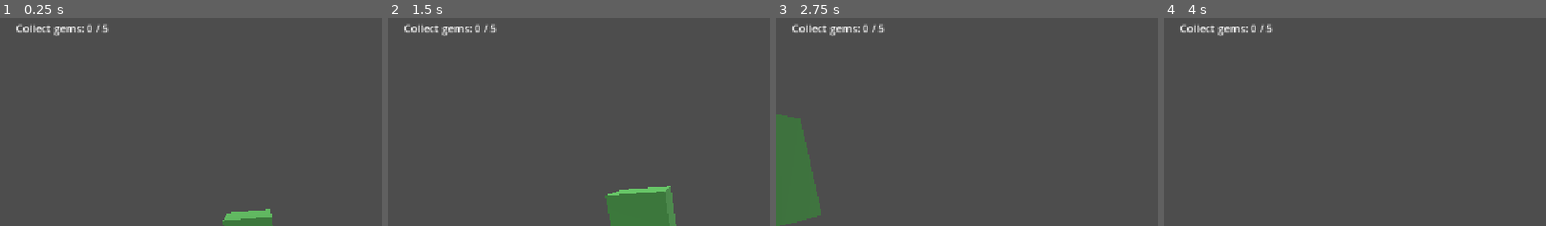
Above: before the commit, frames 1-4 (left to right).
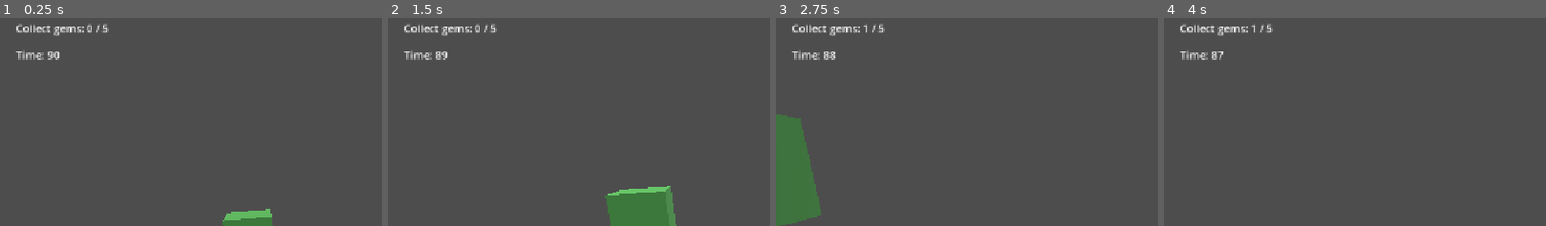
Above: after the commit, the same moments.

Repository: tan15hacks/lowpoly-android
Game: Godot game, scene res://scenes/main.tscn
The game is run twice, just before and just after one commit, with the same random seed, the same clock (stepped at 60 frames per second) and the same inputs.
Inputs (mouse positions are % of the whole screen's width and height, from its top left):
- Up to frame 1 (0.25 s): no input
- Up to frame 2 (1.5 s): move the mouse to (55, 48) at 0.52 s; hold W (move_forward) from 0.53 s (still down); tap Space (jump) at 0.77 s; move the mouse to (45, 49) at 1.27 s
- Up to frame 3 (2.75 s): keep holding W (move_forward); tap Space (jump) at 1.52 s; move the mouse to (52, 47) at 2.02 s
- Up to frame 4 (4 s): keep holding W (move_forward); move the mouse to (49, 50) at 2.77 s; tap Space (jump) at 3.02, 3.77 s; move the mouse to (57, 50) at 3.52 s
The pictures show only the part of the screen within x 0-50%, y 0-50%; the shares and areas given below are measured in that part.

The runs differ from the first frame. In frame 1, 0.3% of the frame differs, in the area x 4-16%, y 16-21%; in frame 2, 0.3%; in frame 3, 0.3%, in the area x 4-24%, y 3-21%; in frame 4, 0.3%.
Error before the commit: Cannot call method 'has_signal' on a null value. (res://scripts/main.gd:29)

Commit message:
Add finish portal and timer HUD to main scene

Diff:
--- a/lowpoly-android/scenes/main.tscn
+++ b/lowpoly-android/scenes/main.tscn
@@ -1,9 +1,10 @@
-[gd_scene load_steps=13 format=3 uid="uid://mainprototype001"]
+[gd_scene load_steps=14 format=3 uid="uid://mainprototype001"]
 
 [ext_resource type="PackedScene" path="res://scenes/player.tscn" id="1_player"]
 [ext_resource type="PackedScene" path="res://scenes/mobile_controls.tscn" id="2_mobile_controls"]
 [ext_resource type="Script" path="res://scripts/main.gd" id="3_main_script"]
 [ext_resource type="PackedScene" path="res://scenes/gem.tscn" id="4_gem"]
+[ext_resource type="PackedScene" path="res://scenes/portal.tscn" id="5_portal"]
 
 [sub_resource type="PlaneMesh" id="PlaneMesh_floor"]
 size = Vector2(38, 38)
@@ -26,8 +27,6 @@
 [sub_resource type="StandardMaterial3D" id="StandardMaterial3D_trunk"]
 albedo_color = Color(0.35, 0.21, 0.11, 1)
 roughness = 1.0
-
-[sub_resource type="BoxMesh" id="BoxMesh_hud"]
 
 [node name="Main" type="Node3D"]
 script = ExtResource("3_main_script")
@@ -112,13 +111,23 @@
 [node name="Gem5" parent="." groups=["gems"] instance=ExtResource("4_gem")]
 position = Vector3(-9, 1, 6)
 
+[node name="Portal" parent="." instance=ExtResource("5_portal")]
+position = Vector3(0, 0.2, -12)
+
 [node name="HUD" type="CanvasLayer" parent="."]
 
 [node name="ObjectiveLabel" type="Label" parent="HUD"]
 offset_left = 24.0
 offset_top = 24.0
-offset_right = 520.0
+offset_right = 680.0
 offset_bottom = 80.0
 text = "Collect gems: 0 / 5"
 
+[node name="TimerLabel" type="Label" parent="HUD"]
+offset_left = 24.0
+offset_top = 64.0
+offset_right = 220.0
+offset_bottom = 112.0
+text = "Time: 90"
+
 [node name="MobileControls" parent="." instance=ExtResource("2_mobile_controls")]
